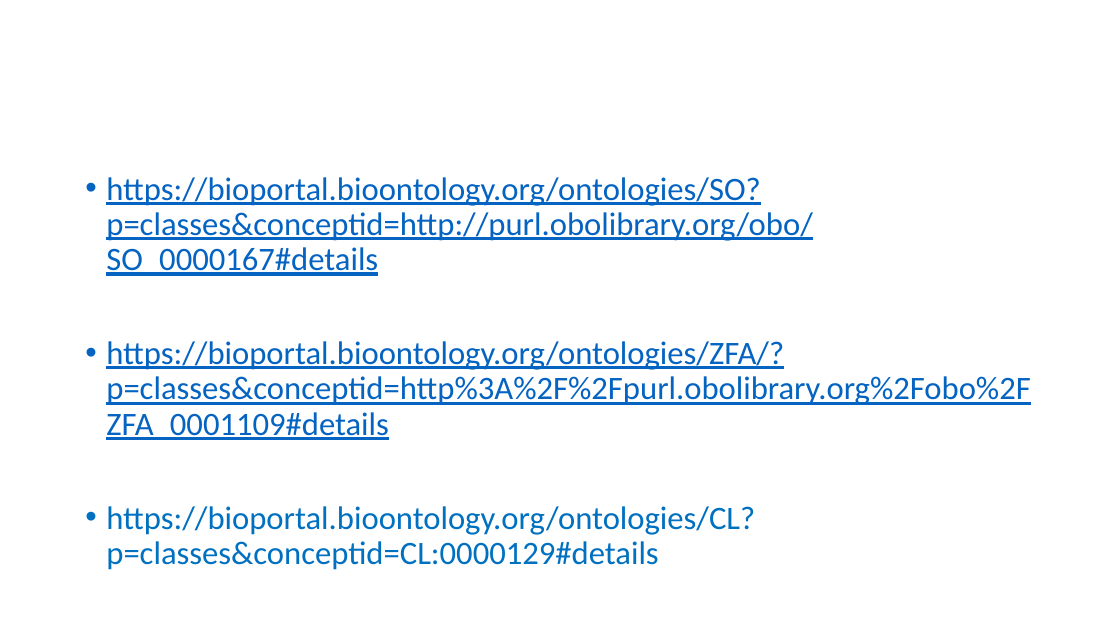
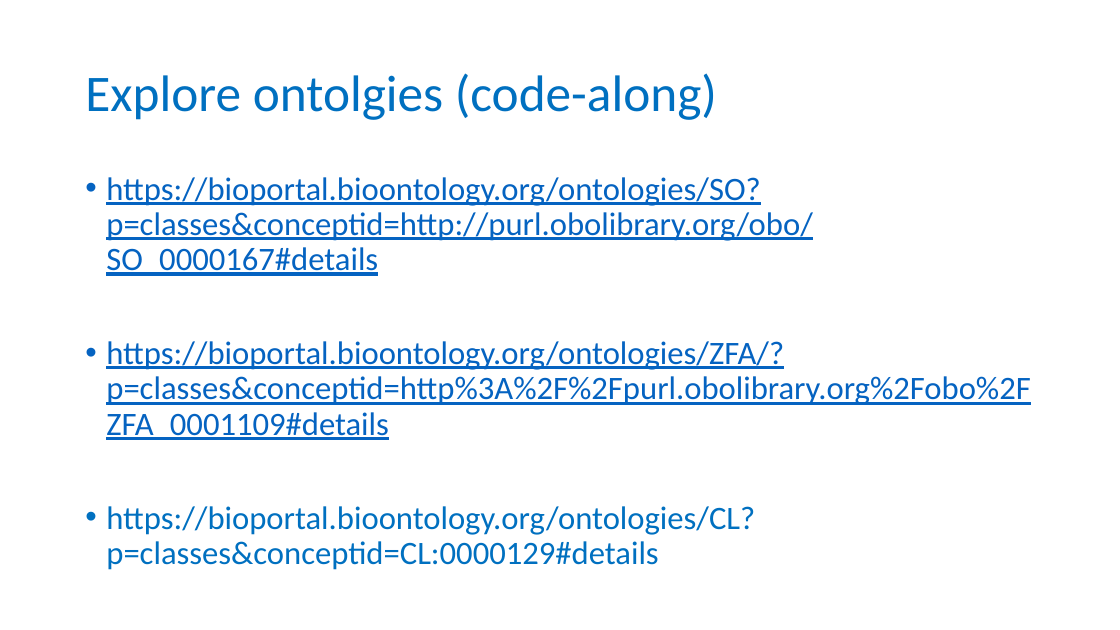
Before and after one commit to carpentries-incubator/fair-bio-practice, a slide deck: slide 20 of instructors/06-being-precise_v2.0.pptx. Drawn at 1120x630 pixels with LibreOffice and Linux fonts; fonts in the diff are those of the drawing; background and template pictures are left out. Boxes give left, top, right and bottom in pixels: in the first picture for what was removed or moved away, otherwise in the second. Text is boxed around its words. In the diff, an @@ line names an element or a change of style, - is before the commit and + after.

```diff
--- a/instructors/06-being-precise_v2.0.pptx
+++ b/instructors/06-being-precise_v2.0.pptx
@@ title added at <box>85,73,717,120</box>, 44 pt, text #0070C0 @@
+Explore ontolgies (code-along)
```
Also in this commit, not shown: 2 other slides changed, 2 slides added, 4 other files.
